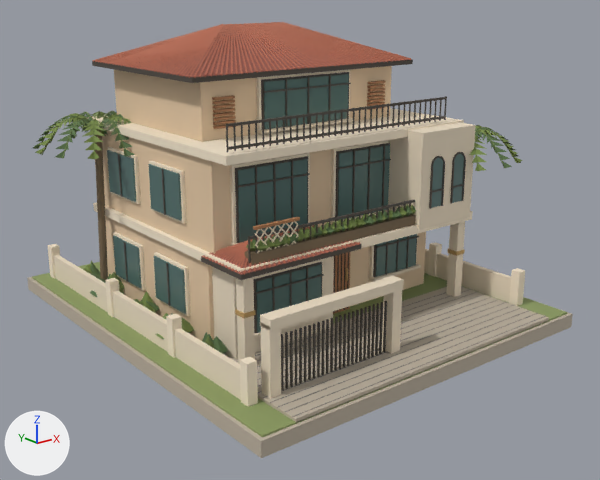
The Blender file design/courtyard-villa.blend: old version first, new version second.
One viewpoint serves both versions: a 50 mm lens placed at (-17.0, -22.1, 10.8), pointed at (0.1, -0.7, 2.2). Every picture has the same lights, and +X, +Y and +Z are marked at lower left. The older version comes first.

Objects in the first picture: 'bronze', 'clay', 'earth', 'glass', 'lawn', 'leaf', 'limestone', 'oak', 'paving', 'sage', 'stucco', 'tile', 'trim' and 3 more.
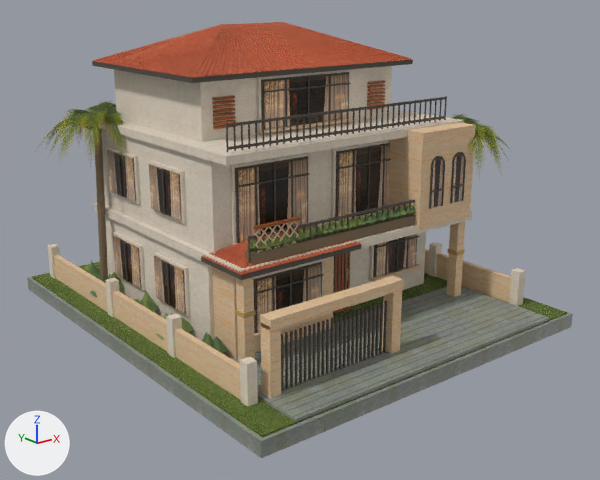
The change, as a list of edits to the scene's bpy script:
```text
Change mat_paving:
    remove # nodes: BsdfPrincipled, OutputMaterial
    remove # colours: grey #beb2a0
    nodes: BsdfPrincipled, OutputMaterial, TexCoord, TexImage, VectorMath
    uses the picture img_kota_court_webp
Change mat_lawn:
    remove # nodes: BsdfPrincipled, OutputMaterial
    remove # colours: green #8b9a60
    nodes: BsdfPrincipled, OutputMaterial, TexCoord, TexImage, VectorMath
    uses the picture img_doob_grass_webp
Change mat_stucco:
    where n0 = _N.new('ShaderNodeBsdfPrincipled'); n0.name = 'Principled BSDF'
    remove n0.inputs[0].default_value = (0.799, 0.597, 0.392, 1.0)  # 'Base Color', beige #e7cba8
    n0.inputs[2].default_value: 0.79 -> 0.91  # 'Roughness'
    add n2 = _N.new('ShaderNodeTexImage'); n2.name = 'Image Texture'
    add n2.image = img_lime_plaster_webp
    add n2.extension = 'MIRROR'
    add n3 = _N.new('ShaderNodeTexCoord'); n3.name = 'Texture Coordinate'
    add n4 = _N.new('ShaderNodeVectorMath'); n4.name = 'Vector Math'
    add n4.operation = 'SCALE'
    add _L.new(n3.outputs[2], n4.inputs[0])  # 'UV' to 'Vector'
    add _L.new(n4.outputs[0], n2.inputs[0])  # 'Vector' to 'Vector'
    add _L.new(n2.outputs[0], n0.inputs[0])  # 'Color' to 'Base Color'
Change mat_limestone:
    where n0 = _N.new('ShaderNodeBsdfPrincipled'); n0.name = 'Principled BSDF'
    remove n0.inputs[0].default_value = (0.855, 0.738, 0.565, 1.0)  # 'Base Color', beige #eedfc6
    n0.inputs[2].default_value: 0.79 -> 0.78  # 'Roughness'
    add n2 = _N.new('ShaderNodeTexImage'); n2.name = 'Image Texture'
    add n2.image = img_surat_stone_webp
    add n2.extension = 'MIRROR'
    add n3 = _N.new('ShaderNodeTexCoord'); n3.name = 'Texture Coordinate'
    add n4 = _N.new('ShaderNodeVectorMath'); n4.name = 'Vector Math'
    add n4.operation = 'SCALE'
    add _L.new(n3.outputs[2], n4.inputs[0])  # 'UV' to 'Vector'
    add _L.new(n4.outputs[0], n2.inputs[0])  # 'Vector' to 'Vector'
    add _L.new(n2.outputs[0], n0.inputs[0])  # 'Color' to 'Base Color'
Change mat_trim:
    where n0 = _N.new('ShaderNodeBsdfPrincipled'); n0.name = 'Principled BSDF'
    remove n0.inputs[0].default_value = (0.939, 0.815, 0.631, 1.0)  # 'Base Color', beige #f8e9d0
    n0.inputs[2].default_value: 0.79 -> 0.91  # 'Roughness'
    add n2 = _N.new('ShaderNodeTexImage'); n2.name = 'Image Texture'
    add n2.image = img_lime_plaster_webp
    add n2.extension = 'MIRROR'
    add n3 = _N.new('ShaderNodeTexCoord'); n3.name = 'Texture Coordinate'
    add n4 = _N.new('ShaderNodeVectorMath'); n4.name = 'Vector Math'
    add n4.operation = 'SCALE'
    add _L.new(n3.outputs[2], n4.inputs[0])  # 'UV' to 'Vector'
    add _L.new(n4.outputs[0], n2.inputs[0])  # 'Vector' to 'Vector'
    add _L.new(n2.outputs[0], n0.inputs[0])  # 'Color' to 'Base Color'
Change mat_glass:
    where n0 = _N.new('ShaderNodeBsdfPrincipled'); n0.name = 'Principled BSDF'
    remove n0.inputs[0].default_value = (0.0844, 0.162, 0.15, 1.0)  # 'Base Color', dark cyan #52706c
    add n2 = _N.new('ShaderNodeTexImage'); n2.name = 'Image Texture'
    add n2.image = img_window_linen_webp
    add n2.extension = 'MIRROR'
    add n3 = _N.new('ShaderNodeTexCoord'); n3.name = 'Texture Coordinate'
    add n4 = _N.new('ShaderNodeVectorMath'); n4.name = 'Vector Math'
    add n4.operation = 'SCALE'
    add _L.new(n3.outputs[2], n4.inputs[0])  # 'UV' to 'Vector'
    add _L.new(n4.outputs[0], n2.inputs[0])  # 'Vector' to 'Vector'
    add _L.new(n2.outputs[0], n0.inputs[0])  # 'Color' to 'Base Color'
Change mat_oak:
    where n0 = _N.new('ShaderNodeBsdfPrincipled'); n0.name = 'Principled BSDF'
    remove n0.inputs[0].default_value = (0.418, 0.191, 0.0802, 1.0)  # 'Base Color', brown #ad7950
    n0.inputs[2].default_value: 0.79 -> 0.46  # 'Roughness'
    add n2 = _N.new('ShaderNodeTexImage'); n2.name = 'Image Texture'
    add n2.image = img_surat_teak_webp
    add n2.extension = 'MIRROR'
    add n3 = _N.new('ShaderNodeTexCoord'); n3.name = 'Texture Coordinate'
    add n4 = _N.new('ShaderNodeVectorMath'); n4.name = 'Vector Math'
    add n4.operation = 'SCALE'
    add _L.new(n3.outputs[2], n4.inputs[0])  # 'UV' to 'Vector'
    add _L.new(n4.outputs[0], n2.inputs[0])  # 'Vector' to 'Vector'
    add _L.new(n2.outputs[0], n0.inputs[0])  # 'Color' to 'Base Color'
Change mat_clay:
    remove # nodes: BsdfPrincipled, OutputMaterial
    remove # colours: brown #925448
    nodes: BsdfPrincipled, OutputMaterial, TexCoord, TexImage, VectorMath
    uses the picture img_fired_clay_webp
Change mat_tile:
    remove # nodes: BsdfPrincipled, OutputMaterial
    remove # colours: orange #b86e55
    nodes: BsdfPrincipled, OutputMaterial, TexCoord, TexImage, VectorMath
    uses the picture img_fired_clay_webp
Add mat_fronds:
    mat_fronds = bpy.data.materials.new('fronds')
    # uses the picture img_palm_frond_webp
Change me_sage:
    remove me_sage.from_pydata(...)  # 1530 vertices, 1324 faces; spans x -7.04..7.58, y -5.06..5.9, z 0.08..6.43
    add me_sage.from_pydata(...)  # 666 vertices, 1036 faces; spans x -5.81..2.39, y -4.3..5.59, z 0.08..3.88
    me_sage part 1: 288 loose pieces with 864 vertices, spanning x -7.04..7.58, y -5.06..5.9, z 4.75..6.43, are deleted
Change me_leaf:
    remove me_leaf.from_pydata(...)  # 1575 vertices, 1394 faces; spans x -6.85..7.39, y -5.25..6.09, z 0.08..6.43
    add me_leaf.from_pydata(...)  # 711 vertices, 1106 faces; spans x -5.82..2.29, y -4.31..5.46, z 0.08..3.88
    me_leaf part 2: 288 loose pieces with 864 vertices, spanning x -6.85..7.39, y -5.25..6.09, z 4.75..6.43, are deleted
Add ob_fronds:
    ob_fronds = bpy.data.objects.new('fronds', me_fronds)  # 768 vertices, 192 faces; spans x -7.09..7.77, y -5.44..6.23, z 4.25..6.83
    ob_fronds.location = (0.0, 0.0, 0.0)
```

Changed parts and their boxes [x1, y1, x2, y2] in the pictures (600 x 480 px):
'limestone', surface changed: [54, 118, 511, 400] in both
'stucco', surface changed: [102, 66, 426, 341] in both
'paving', surface changed (darker): [27, 277, 573, 458] in both
'glass', surface changed: [107, 74, 464, 333] in both
'trim', surface changed: [48, 70, 525, 407] in both
'tile', surface changed: [93, 22, 411, 275] in both
'lawn', surface changed: [32, 262, 567, 437] in both
'fronds', added: after [33, 101, 514, 176]
'clay', surface changed: [97, 30, 410, 275] in both
'leaf', reshaped (33% narrower, 39% shorter): before [33, 112, 518, 354]; after [90, 206, 416, 354]
'sage', reshaped (32% narrower, 41% shorter): before [35, 111, 522, 342]; after [83, 206, 416, 342]
'oak', surface changed: [212, 80, 386, 314] in both
part 1 of me_sage, deleted: before [35, 111, 522, 171]
part 2 of me_leaf, deleted: before [33, 112, 518, 168]
